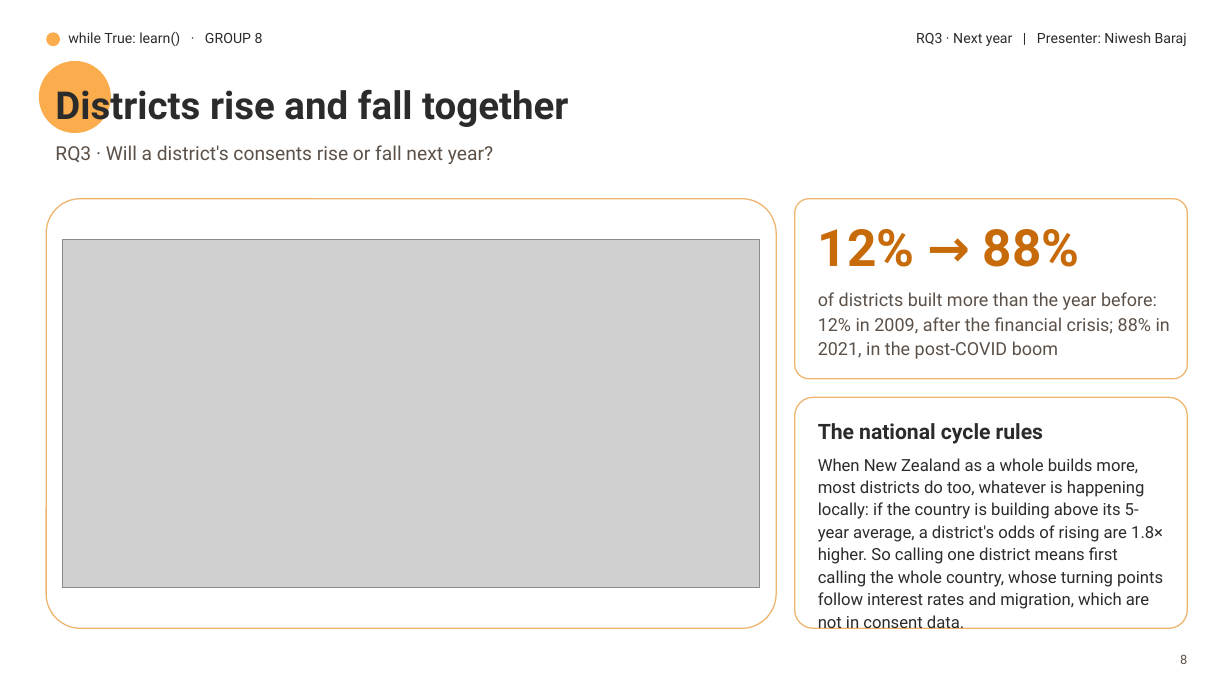
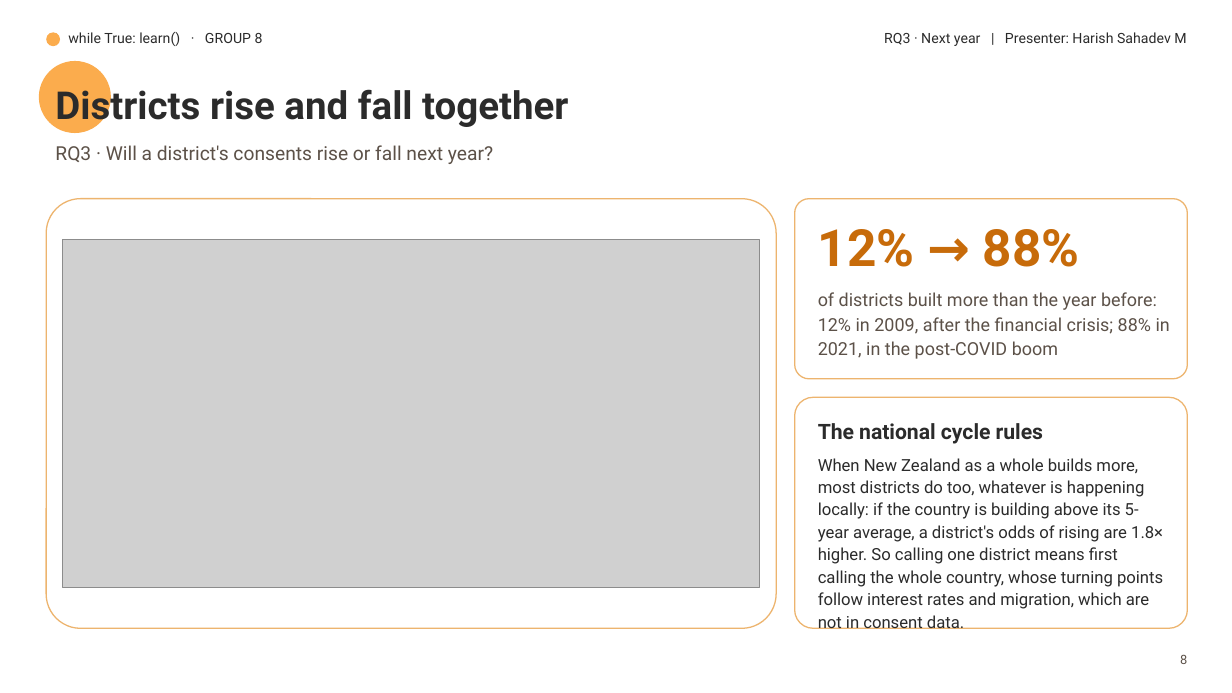
Before and after one commit to harishsahadev/while-True-Learn, a slide deck: slide 9 of building-consents/communication/slides/slides.pptx. Drawn at 1232x693 pixels with LibreOffice and Linux fonts; fonts in the diff are those of the drawing; grey boxes stand for pictures; background and template pictures are left out. Boxes give left, top, right and bottom in pixels: in the first picture for what was removed or moved away, otherwise in the second. Text is boxed around its words. In the diff, an @@ line names an element or a change of style, - is before the commit and + after.

```diff
--- a/building-consents/communication/slides/slides.pptx
+++ b/building-consents/communication/slides/slides.pptx
@@ text at (x1=884, y1=32, x2=1186, y2=46): text changed @@
-RQ3 · Next year | Presenter: Niwesh Baraj
+RQ3 · Next year | Presenter: Harish Sahadev M
```
Also in this commit, not shown: 10 other slides changed, 9 other files.
